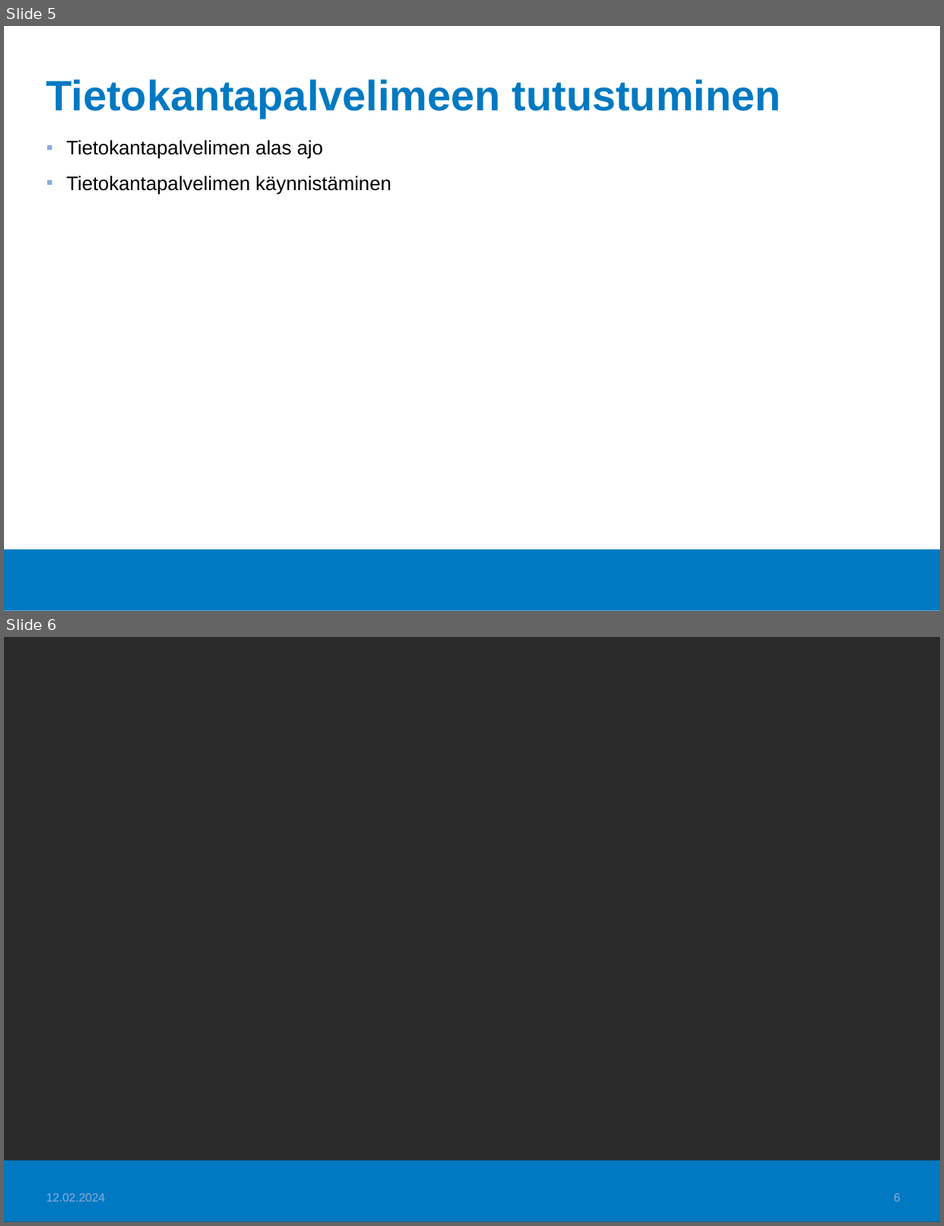
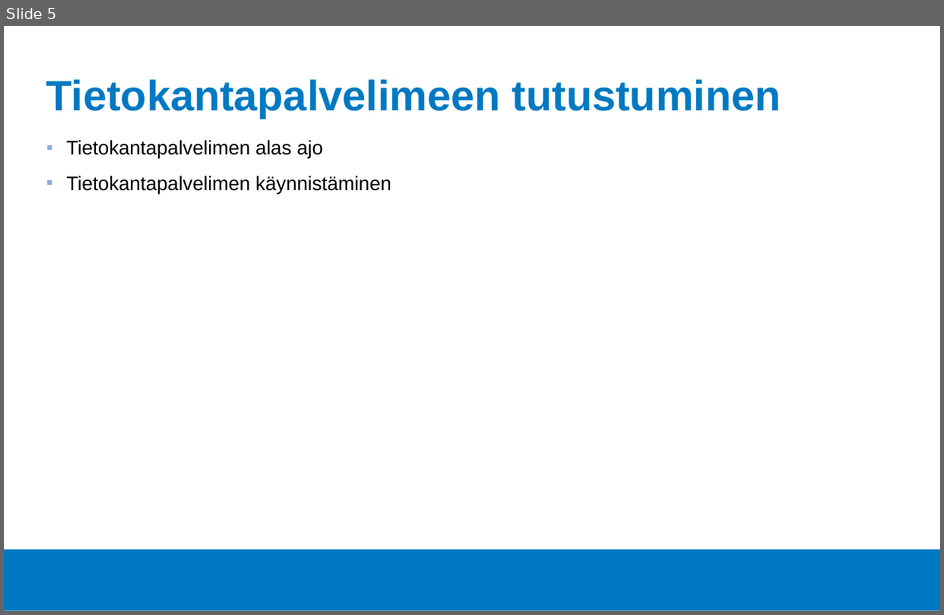
Before and after one commit to Tietokantahallinta/Tietokantahallinta.github.io, a slide deck: luennot/viikko01/Luentokalvot_01.odp. Shown one above the other, each under a label of ours: slides 5 and 6 before the commit, slide 5 after it. The pictures are 944x1226 and 944x615 pixels, drawn with LibreOffice and Linux fonts; fonts in the diff are those of the drawing; background and template pictures are left out; a plain dark background stands for a picture behind light text. Boxes give left, top, right and bottom in pixels: in the first picture for what was removed or moved away, otherwise in the second. Text is boxed around its words. In the diff, an @@ line names an element or a change of style, - is before the commit and + after.

```diff
--- a/luennot/viikko01/Luentokalvot_01.odp
+++ b/luennot/viikko01/Luentokalvot_01.odp
@@ slide 6 removed at (x1=4, y1=637, x2=940, y2=1222), background picture (left out); not listed: 1 template element that a slide beside it also shows @@
@@ text removed at (x1=47, y1=1193, x2=105, y2=1202) @@
-12.02.2024
@@ page number removed at (x1=894, y1=1193, x2=901, y2=1202) @@
-6
```
Also in this commit, not shown: 2 slides changed, 2 slides added, 2 other files.
